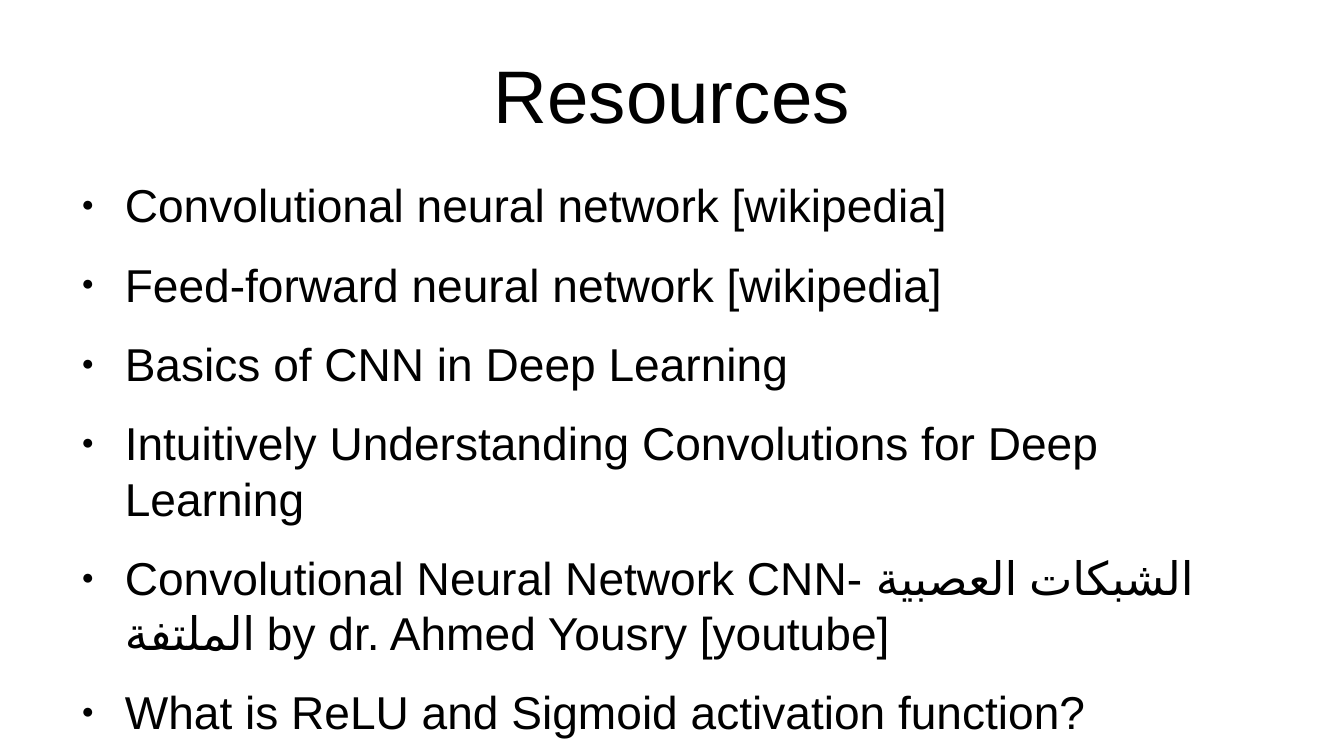
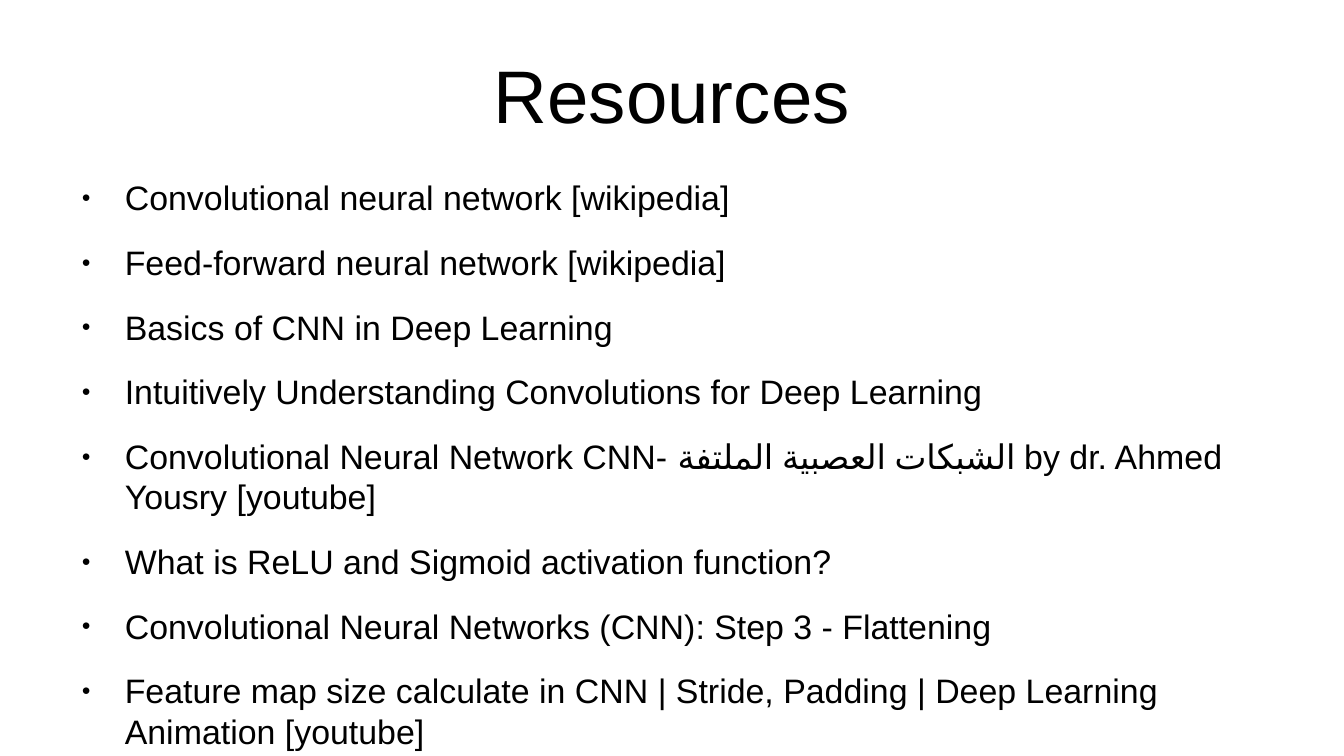
Before and after one commit to MoatasemGamal/ConvNN, a slide deck: slide 18 of CNN.odp (slide 17 before the commit). Drawn at 1344x756 pixels with LibreOffice and Linux fonts; fonts in the diff are those of the drawing. Boxes give left, top, right and bottom in pixels: in the first picture for what was removed or moved away, otherwise in the second. Text is boxed around its words. In the diff, an @@ line names an element or a change of style, - is before the commit and + after.

Commit message:
explain flatten layer

```diff
--- a/CNN.odp
+++ b/CNN.odp
@@ text at [125, 185, 1222, 581]: size 27.2 to 20 pt in "Convolutional neural network [wikipedia]", "Feed-forward neural network [wikipedia]", "Basics of CNN in Deep Learning", "Intuitively Understanding Convolutions for Deep Learning" and 2 more places @@
@@ text at [125, 614, 1158, 751]: paragraphs added @@
+● Convolutional Neural Networks (CNN): Step 3 - Flattening
+● Feature map size calculate in CNN | Stride, Padding | Deep Learning Animation [youtube]
```
Also in this commit, not shown: 1 slide added, 1 other file.
